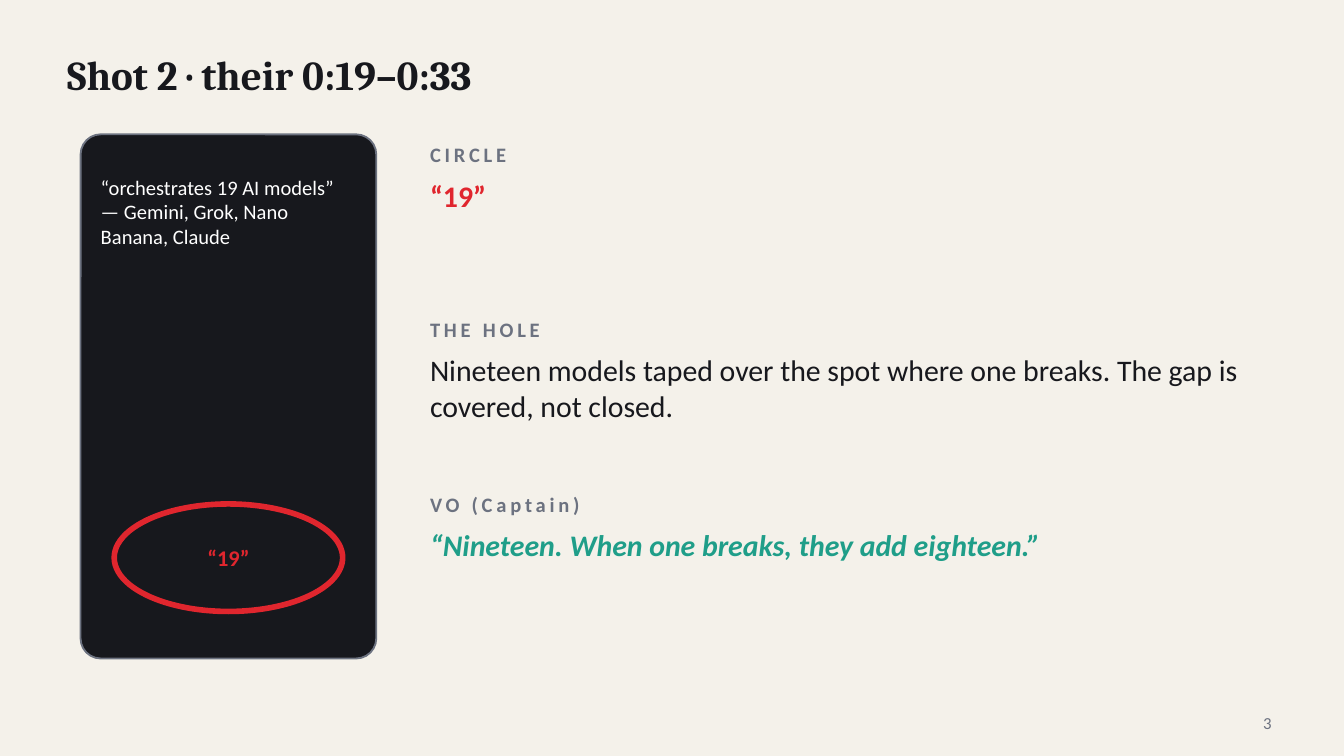
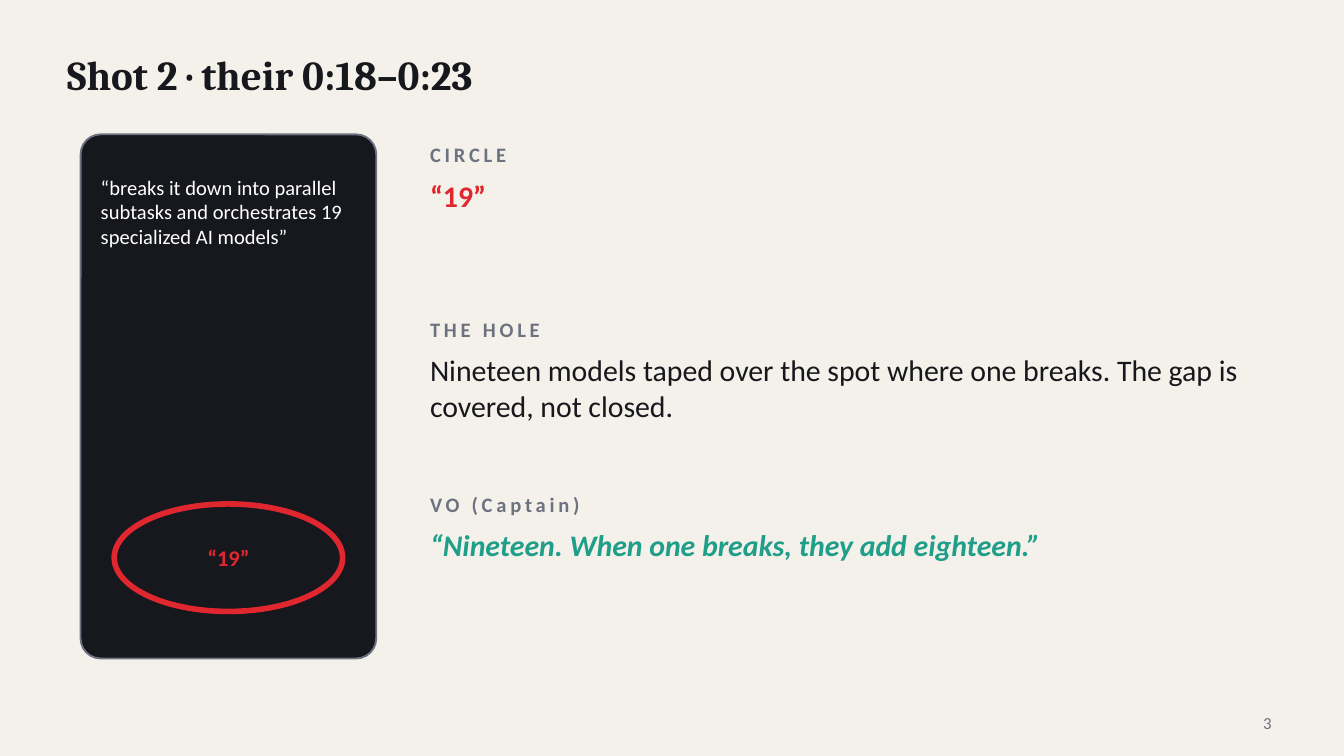
Before and after one commit to asaaab/asaaab.com, a slide deck: slide 3 of whimzmaxx/decks/The-Diary.pptx. Drawn at 1344x756 pixels with LibreOffice and Linux fonts; fonts in the diff are those of the drawing. Boxes give left, top, right and bottom in pixels: in the first picture for what was removed or moved away, otherwise in the second. Text is boxed around its words. In the diff, an @@ line names an element or a change of style, - is before the commit and + after.

```diff
--- a/whimzmaxx/decks/The-Diary.pptx
+++ b/whimzmaxx/decks/The-Diary.pptx
@@ text at (67, 61, 472, 91): text changed @@
-Shot 2 · their 0:19–0:33
+Shot 2 · their 0:18–0:23
@@ text at (101, 180, 342, 248): text changed @@
-“orchestrates 19 AI models” — Gemini, Grok, Nano Banana, Claude
+“breaks it down into parallel subtasks and orchestrates 19 specialized AI models”
```
Also in this commit, not shown: 8 other slides changed, 2 other files.
